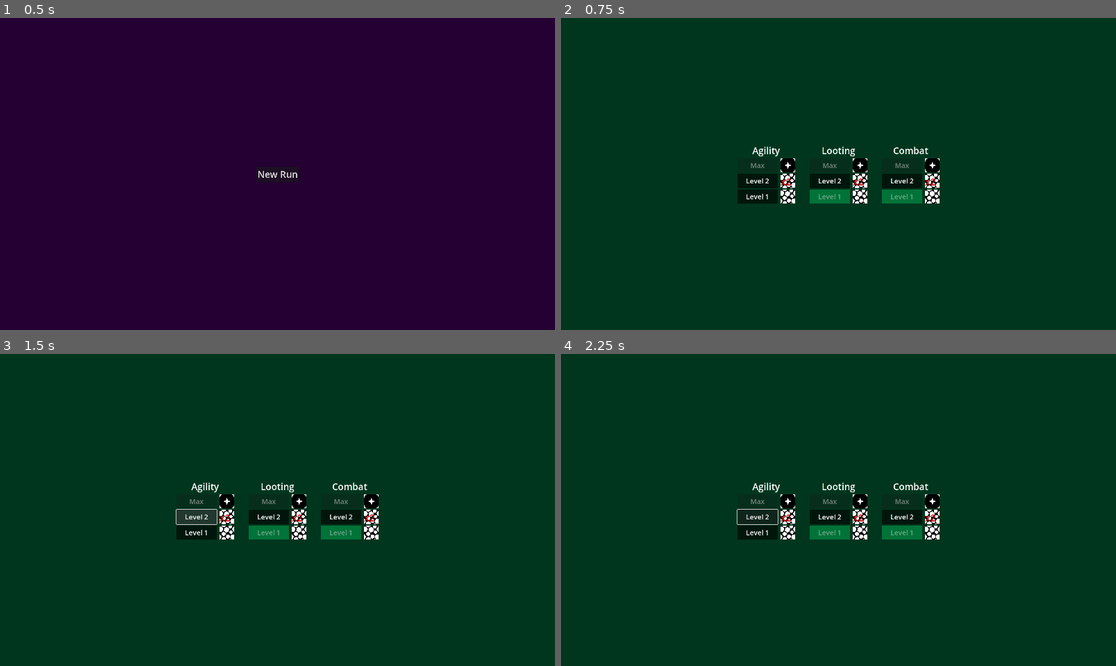
Above: before the commit, frames 1-4 (two rows, left to right).
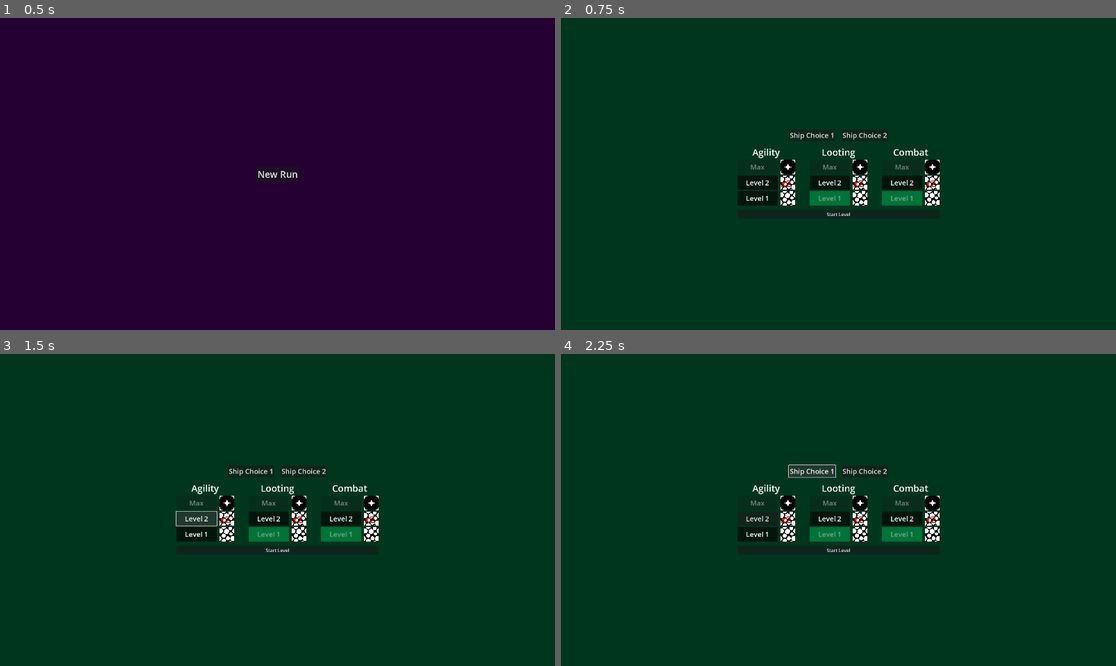
Above: after the commit, the same moments.

Repository: super-Colin/godot-rogue-halls
Game: Godot game, scene res://game.tscn
Two runs of this game, one before a commit and one after it. Both use one fixed random seed, a clock stepped at 60 frames per second and the inputs below.
Inputs (mouse positions are in pixels of both pictures, inside the frame that each line leads up to):
- Up to frame 1 (0.5 s): no input
- Up to frame 2 (0.75 s): click "New Run" at 0.5 s
- Up to frame 3 (1.5 s): click "Level 2" at 1.25 s
- Up to frame 4 (2.25 s): click (810, 472) at 2 s, where only the run after the commit has a clickable "Ship Choice 1"

Frame 1 is identical in both runs. In frame 2, 1.8% of the frame differs, in the area x 31-69%, y 36-64%; in frame 3, 1.9%; in frame 4, 2.1%, in the area x 31-69%, y 35-64%.

Commit message:
moved images to asset folder, added start level button

Diff:
--- a/Globals.gd
+++ b/Globals.gd
@@ -11,7 +11,8 @@
 signal s_playerReady
 signal s_playerDied
 
-signal exitLevel
+signal s_exitLevel
+signal s_startLevel
 
 
 
--- a/battery_pickup.tscn
+++ b/battery_pickup.tscn
@@ -1,6 +1,6 @@
 [gd_scene load_steps=4 format=3 uid="uid://djph6lk4gcr73"]
 
-[ext_resource type="Texture2D" uid="uid://cm2emr5kak8xq" path="res://windowHighLeadlightTop.png" id="1_btwt1"]
+[ext_resource type="Texture2D" uid="uid://cm2emr5kak8xq" path="res://assets/windowHighLeadlightTop.png" id="1_btwt1"]
 [ext_resource type="Script" uid="uid://cwsog62xl0gad" path="res://battery_pickup.gd" id="1_w6ge3"]
 
 [sub_resource type="CircleShape2D" id="CircleShape2D_w6ge3"]
--- a/enemy.tscn
+++ b/enemy.tscn
@@ -1,7 +1,7 @@
 [gd_scene load_steps=4 format=3 uid="uid://d1gbcitmb13oa"]
 
 [ext_resource type="Script" uid="uid://cwdmguv6sg582" path="res://enemy.gd" id="1_4gyqm"]
-[ext_resource type="Texture2D" uid="uid://caitg8tap6wxh" path="res://player_sheet.png" id="1_7k104"]
+[ext_resource type="Texture2D" uid="uid://caitg8tap6wxh" path="res://assets/player_sheet.png" id="1_7k104"]
 
 [sub_resource type="CapsuleShape2D" id="CapsuleShape2D_4gyqm"]
 radius = 57.0
--- a/game.gd
+++ b/game.gd
@@ -8,7 +8,8 @@
 func _ready() -> void:
 	%MainMenu.newRun.connect(startNewRun)
 	Globals.s_playerDied.connect(showGameOver)
-	Globals.exitLevel.connect(showShipMenu)
+	Globals.s_exitLevel.connect(showShipMenu)
+	Globals.s_startLevel.connect(startLevel)
 
 
 func showShipMenu():
@@ -24,6 +25,10 @@
 	#generateLevel()
 	showShipMenu()
 
+func startLevel():
+	generateLevel()
+	%MainMenu.visible = false
+	%ShipMenu.visible = false
 
 func generateLevel():
 	for c in %Level.get_children():
--- a/game.tscn
+++ b/game.tscn
@@ -1,6 +1,6 @@
 [gd_scene load_steps=6 format=3 uid="uid://cwdekrbnrp8yo"]
 
-[ext_resource type="Texture2D" uid="uid://cumaw7c1aqwmo" path="res://tiles_sheet.png" id="1_feb5d"]
+[ext_resource type="Texture2D" uid="uid://cumaw7c1aqwmo" path="res://assets/tiles_sheet.png" id="1_feb5d"]
 [ext_resource type="Script" uid="uid://c4sikoknnuubk" path="res://game.gd" id="1_j5wjh"]
 [ext_resource type="PackedScene" uid="uid://biqkmwcv0bmkf" path="res://ship_menu.tscn" id="4_7jktm"]
 [ext_resource type="PackedScene" uid="uid://b6mvathho3qof" path="res://player_ui.tscn" id="5_7jktm"]
--- a/hall.tscn
+++ b/hall.tscn
@@ -1,6 +1,6 @@
 [gd_scene load_steps=8 format=3 uid="uid://drajoe6caob2t"]
 
-[ext_resource type="Texture2D" uid="uid://cumaw7c1aqwmo" path="res://tiles_sheet.png" id="1_7h0dx"]
+[ext_resource type="Texture2D" uid="uid://cumaw7c1aqwmo" path="res://assets/tiles_sheet.png" id="1_7h0dx"]
 [ext_resource type="Script" uid="uid://jy4kvlx8m05f" path="res://level.gd" id="1_ru55v"]
 [ext_resource type="PackedScene" uid="uid://chso3bqugycky" path="res://crate.tscn" id="3_wkri5"]
 [ext_resource type="PackedScene" uid="uid://d1gbcitmb13oa" path="res://enemy.tscn" id="4_76b4i"]
--- a/icon.svg
+++ /dev/null
@@ -1 +0,0 @@
-<svg xmlns="http://www.w3.org/2000/svg" width="128" height="128"><rect width="124" height="124" x="2" y="2" fill="#363d52" stroke="#212532" stroke-width="4" rx="14"/><g fill="#fff" transform="translate(12.322 12.322)scale(.101)"><path d="M105 673v33q407 354 814 0v-33z"/><path fill="#478cbf" d="m105 673 152 14q12 1 15 14l4 67 132 10 8-61q2-11 15-15h162q13 4 15 15l8 61 132-10 4-67q3-13 15-14l152-14V427q30-39 56-81-35-59-83-108-43 20-82 47-40-37-88-64 7-51 8-102-59-28-123-42-26 43-46 89-49-7-98 0-20-46-46-89-64 14-123 42 1 51 8 102-48 27-88 64-39-27-82-47-48 49-83 108 26 42 56 81zm0 33v39c0 276 813 276 814 0v-39l-134 12-5 69q-2 10-14 13l-162 11q-12 0-16-11l-10-65H446l-10 65q-4 11-16 11l-162-11q-12-3-14-13l-5-69z"/><path d="M483 600c0 34 58 34 58 0v-86c0-34-58-34-58 0z"/><circle cx="725" cy="526" r="90"/><circle cx="299" cy="526" r="90"/></g><g fill="#414042" transform="translate(12.322 12.322)scale(.101)"><circle cx="307" cy="532" r="60"/><circle cx="717" cy="532" r="60"/></g></svg>
--- a/inventory_manager.gd
+++ b/inventory_manager.gd
@@ -25,9 +25,9 @@
 
 enum items {fuel, scrap, core}
 
-var fuelTexture = preload("res://pattern_30.png")
-var scrapTexture = preload("res://pattern_37.png")
-var coreTexture = preload("res://pattern_46.png")
+var fuelTexture = preload("res://assets/pattern_30.png")
+var scrapTexture = preload("res://assets/pattern_37.png")
+var coreTexture = preload("res://assets/pattern_46.png")
 
 var texMap = {
 	Inventory.items.fuel:fuelTexture,
--- a/player.tscn
+++ b/player.tscn
@@ -1,6 +1,6 @@
 [gd_scene load_steps=6 format=3 uid="uid://c6txhrt448b4u"]
 
-[ext_resource type="Texture2D" uid="uid://8vt5rcarnmw2" path="res://alienYellow.png" id="1_4flbx"]
+[ext_resource type="Texture2D" uid="uid://8vt5rcarnmw2" path="res://assets/alienYellow.png" id="1_4flbx"]
 [ext_resource type="Script" uid="uid://6mw2v5l8oogf" path="res://player.gd" id="1_onrkg"]
 [ext_resource type="PackedScene" uid="uid://caf8xfg6vi0k5" path="res://flashlight.tscn" id="3_i3pqv"]
 
--- a/project.godot
+++ b/project.godot
@@ -13,7 +13,6 @@
 config/name="Rogue Halls"
 run/main_scene="uid://cwdekrbnrp8yo"
 config/features=PackedStringArray("4.4", "GL Compatibility")
-config/icon="res://icon.svg"
 
 [autoload]
 
--- a/ship_menu.gd
+++ b/ship_menu.gd
@@ -6,6 +6,7 @@
 
 
 func _ready() -> void:
+	%StartLevelButton.pressed.connect(func():Globals.s_startLevel.emit())
 	pass
 
 
--- a/ship_menu.tscn
+++ b/ship_menu.tscn
@@ -1,8 +1,8 @@
 [gd_scene load_steps=6 format=3 uid="uid://biqkmwcv0bmkf"]
 
-[ext_resource type="Texture2D" uid="uid://dhc406tshlctc" path="res://pattern_46.png" id="1_fwr7s"]
+[ext_resource type="Texture2D" uid="uid://dhc406tshlctc" path="res://assets/pattern_46.png" id="1_fwr7s"]
 [ext_resource type="Script" uid="uid://3qpnrua142sa" path="res://ship_menu.gd" id="1_xiitf"]
-[ext_resource type="Texture2D" uid="uid://b6fxttte02rd2" path="res://pattern_37.png" id="2_xiitf"]
+[ext_resource type="Texture2D" uid="uid://b6fxttte02rd2" path="res://assets/pattern_37.png" id="2_xiitf"]
 
 [sub_resource type="StyleBoxFlat" id="StyleBoxFlat_xiitf"]
 bg_color = Color(0.585065, 0.260884, 0.246856, 1)
@@ -22,46 +22,55 @@
 layout_mode = 2
 color = Color(2.40654e-08, 0.212954, 0.118689, 1)
 
-[node name="NavigationChoices" type="VBoxContainer" parent="."]
-visible = false
-layout_mode = 2
-size_flags_horizontal = 4
-size_flags_vertical = 4
-
-[node name="Button" type="Button" parent="NavigationChoices"]
+[node name="HBoxContainer" type="HBoxContainer" parent="."]
+layout_mode = 2
+
+[node name="VBoxContainer" type="VBoxContainer" parent="."]
+layout_mode = 2
+size_flags_horizontal = 4
+size_flags_vertical = 4
+theme_override_constants/separation = 15
+
+[node name="NavigationChoices" type="HBoxContainer" parent="VBoxContainer"]
+layout_mode = 2
+size_flags_horizontal = 4
+size_flags_vertical = 4
+theme_override_constants/separation = 20
+
+[node name="Button" type="Button" parent="VBoxContainer/NavigationChoices"]
 layout_mode = 2
 theme_override_font_sizes/font_size = 24
 text = "Ship Choice 1"
 
-[node name="Button2" type="Button" parent="NavigationChoices"]
+[node name="Button2" type="Button" parent="VBoxContainer/NavigationChoices"]
 layout_mode = 2
 theme_override_font_sizes/font_size = 24
 text = "Ship Choice 2"
 
-[node name="SkillTrees" type="HBoxContainer" parent="."]
+[node name="SkillTrees" type="HBoxContainer" parent="VBoxContainer"]
 layout_mode = 2
 size_flags_horizontal = 4
 size_flags_vertical = 4
 theme_override_constants/separation = 50
 
-[node name="AgilityTree" type="VBoxContainer" parent="SkillTrees"]
+[node name="AgilityTree" type="VBoxContainer" parent="VBoxContainer/SkillTrees"]
 unique_name_in_owner = true
 layout_mode = 2
 size_flags_horizontal = 4
 size_flags_vertical = 4
 
-[node name="Label" type="Label" parent="SkillTrees/AgilityTree"]
+[node name="Label" type="Label" parent="VBoxContainer/SkillTrees/AgilityTree"]
 custom_minimum_size = Vector2(200, 0)
 layout_mode = 2
 theme_override_font_sizes/font_size = 32
 text = "Agility"
 horizontal_alignment = 1
 
-[node name="Level3" type="HBoxContainer" parent="SkillTrees/AgilityTree"]
-layout_mode = 2
-theme_override_constants/separation = 10
-
-[node name="Button" type="Button" parent="SkillTrees/AgilityTree/Level3"]
+[node name="Level3" type="HBoxContainer" parent="VBoxContainer/SkillTrees/AgilityTree"]
+layout_mode = 2
+theme_override_constants/separation = 10
+
+[node name="Button" type="Button" parent="VBoxContainer/SkillTrees/AgilityTree/Level3"]
 layout_mode = 2
 size_flags_horizontal = 3
 theme_override_font_sizes/font_size = 24
@@ -70,17 +79,17 @@
 button_pressed = true
 text = "Max"
 
-[node name="TextureRect" type="TextureRect" parent="SkillTrees/AgilityTree/Level3"]
+[node name="TextureRect" type="TextureRect" parent="VBoxContainer/SkillTrees/AgilityTree/Level3"]
 custom_minimum_size = Vector2(50, 50)
 layout_mode = 2
 texture = ExtResource("1_fwr7s")
 expand_mode = 2
 
-[node name="Level2" type="HBoxContainer" parent="SkillTrees/AgilityTree"]
-layout_mode = 2
-theme_override_constants/separation = 10
-
-[node name="Button" type="Button" parent="SkillTrees/AgilityTree/Level2"]
+[node name="Level2" type="HBoxContainer" parent="VBoxContainer/SkillTrees/AgilityTree"]
+layout_mode = 2
+theme_override_constants/separation = 10
+
+[node name="Button" type="Button" parent="VBoxContainer/SkillTrees/AgilityTree/Level2"]
 layout_mode = 2
 size_flags_horizontal = 3
 theme_override_font_sizes/font_size = 24
@@ -89,13 +98,13 @@
 button_pressed = true
 text = "Level 2"
 
-[node name="TextureRect" type="TextureRect" parent="SkillTrees/AgilityTree/Level2"]
-custom_minimum_size = Vector2(50, 50)
-layout_mode = 2
-texture = ExtResource("2_xiitf")
-expand_mode = 2
-
-[node name="Label" type="Label" parent="SkillTrees/AgilityTree/Level2/TextureRect"]
+[node name="TextureRect" type="TextureRect" parent="VBoxContainer/SkillTrees/AgilityTree/Level2"]
+custom_minimum_size = Vector2(50, 50)
+layout_mode = 2
+texture = ExtResource("2_xiitf")
+expand_mode = 2
+
+[node name="Label" type="Label" parent="VBoxContainer/SkillTrees/AgilityTree/Level2/TextureRect"]
 layout_mode = 1
 anchors_preset = 2
 anchor_top = 1.0
@@ -108,11 +117,11 @@
 text = "x2"
 vertical_alignment = 2
 
-[node name="Level1" type="HBoxContainer" parent="SkillTrees/AgilityTree"]
-layout_mode = 2
-theme_override_constants/separation = 10
-
-[node name="Button" type="Button" parent="SkillTrees/AgilityTree/Level1"]
+[node name="Level1" type="HBoxContainer" parent="VBoxContainer/SkillTrees/AgilityTree"]
+layout_mode = 2
+theme_override_constants/separation = 10
+
+[node name="Button" type="Button" parent="VBoxContainer/SkillTrees/AgilityTree/Level1"]
 layout_mode = 2
 size_flags_horizontal = 3
 theme_override_font_sizes/font_size = 24
@@ -122,29 +131,29 @@
 button_pressed = true
 text = "Level 1"
 
-[node name="TextureRect" type="TextureRect" parent="SkillTrees/AgilityTree/Level1"]
-custom_minimum_size = Vector2(50, 50)
-layout_mode = 2
-texture = ExtResource("2_xiitf")
-expand_mode = 2
-
-[node name="Looting" type="VBoxContainer" parent="SkillTrees"]
-layout_mode = 2
-size_flags_horizontal = 4
-size_flags_vertical = 4
-
-[node name="Label" type="Label" parent="SkillTrees/Looting"]
+[node name="TextureRect" type="TextureRect" parent="VBoxContainer/SkillTrees/AgilityTree/Level1"]
+custom_minimum_size = Vector2(50, 50)
+layout_mode = 2
+texture = ExtResource("2_xiitf")
+expand_mode = 2
+
+[node name="Looting" type="VBoxContainer" parent="VBoxContainer/SkillTrees"]
+layout_mode = 2
+size_flags_horizontal = 4
+size_flags_vertical = 4
+
+[node name="Label" type="Label" parent="VBoxContainer/SkillTrees/Looting"]
 custom_minimum_size = Vector2(200, 0)
 layout_mode = 2
 theme_override_font_sizes/font_size = 32
 text = "Looting"
 horizontal_alignment = 1
 
-[node name="HBoxContainer3" type="HBoxContainer" parent="SkillTrees/Looting"]
-layout_mode = 2
-theme_override_constants/separation = 10
-
-[node name="Level3" type="Button" parent="SkillTrees/Looting/HBoxContainer3"]
+[node name="HBoxContainer3" type="HBoxContainer" parent="VBoxContainer/SkillTrees/Looting"]
+layout_mode = 2
+theme_override_constants/separation = 10
+
+[node name="Level3" type="Button" parent="VBoxContainer/SkillTrees/Looting/HBoxContainer3"]
 layout_mode = 2
 size_flags_horizontal = 3
 theme_override_font_sizes/font_size = 24
@@ -153,17 +162,17 @@
 button_pressed = true
 text = "Max"
 
-[node name="TextureRect" type="TextureRect" parent="SkillTrees/Looting/HBoxContainer3"]
+[node name="TextureRect" type="TextureRect" parent="VBoxContainer/SkillTrees/Looting/HBoxContainer3"]
 custom_minimum_size = Vector2(50, 50)
 layout_mode = 2
 texture = ExtResource("1_fwr7s")
 expand_mode = 2
 
-[node name="HBoxContainer2" type="HBoxContainer" parent="SkillTrees/Looting"]
-layout_mode = 2
-theme_override_constants/separation = 10
-
-[node name="Level2" type="Button" parent="SkillTrees/Looting/HBoxContainer2"]
+[node name="HBoxContainer2" type="HBoxContainer" parent="VBoxContainer/SkillTrees/Looting"]
+layout_mode = 2
+theme_override_constants/separation = 10
+
+[node name="Level2" type="Button" parent="VBoxContainer/SkillTrees/Looting/HBoxContainer2"]
 layout_mode = 2
 size_flags_horizontal = 3
 theme_override_font_sizes/font_size = 24
@@ -171,13 +180,13 @@
 button_pressed = true
 text = "Level 2"
 
-[node name="TextureRect" type="TextureRect" parent="SkillTrees/Looting/HBoxContainer2"]
-custom_minimum_size = Vector2(50, 50)
-layout_mode = 2
-texture = ExtResource("2_xiitf")
-expand_mode = 2
-
-[node name="Label" type="Label" parent="SkillTrees/Looting/HBoxContainer2/TextureRect"]
+[node name="TextureRect" type="TextureRect" parent="VBoxContainer/SkillTrees/Looting/HBoxContainer2"]
+custom_minimum_size = Vector2(50, 50)
+layout_mode = 2
+texture = ExtResource("2_xiitf")
+expand_mode = 2
+
+[node name="Label" type="Label" parent="VBoxContainer/SkillTrees/Looting/HBoxContainer2/TextureRect"]
 layout_mode = 1
 anchors_preset = 2
 anchor_top = 1.0
@@ -190,11 +199,11 @@
 text = "x2"
 vertical_alignment = 2
 
-[node name="HBoxContainer1" type="HBoxContainer" parent="SkillTrees/Looting"]
-layout_mode = 2
-theme_override_constants/separation = 10
-
-[node name="Level1" type="Button" parent="SkillTrees/Looting/HBoxContainer1"]
+[node name="HBoxContainer1" type="HBoxContainer" parent="VBoxContainer/SkillTrees/Looting"]
+layout_mode = 2
+theme_override_constants/separation = 10
+
+[node name="Level1" type="Button" parent="VBoxContainer/SkillTrees/Looting/HBoxContainer1"]
 layout_mode = 2
 size_flags_horizontal = 3
 theme_override_font_sizes/font_size = 24
@@ -204,29 +213,29 @@
 button_pressed = true
 text = "Level 1"
 
-[node name="TextureRect" type="TextureRect" parent="SkillTrees/Looting/HBoxContainer1"]
-custom_minimum_size = Vector2(50, 50)
-layout_mode = 2
-texture = ExtResource("2_xiitf")
-expand_mode = 2
-
-[node name="AgilityTree3" type="VBoxContainer" parent="SkillTrees"]
-layout_mode = 2
-size_flags_horizontal = 4
-size_flags_vertical = 4
-
-[node name="Label" type="Label" parent="SkillTrees/AgilityTree3"]
+[node name="TextureRect" type="TextureRect" parent="VBoxContainer/SkillTrees/Looting/HBoxContainer1"]
+custom_minimum_size = Vector2(50, 50)
+layout_mode = 2
+texture = ExtResource("2_xiitf")
+expand_mode = 2
+
+[node name="AgilityTree3" type="VBoxContainer" parent="VBoxContainer/SkillTrees"]
+layout_mode = 2
+size_flags_horizontal = 4
+size_flags_vertical = 4
+
+[node name="Label" type="Label" parent="VBoxContainer/SkillTrees/AgilityTree3"]
 custom_minimum_size = Vector2(200, 0)
 layout_mode = 2
 theme_override_font_sizes/font_size = 32
 text = "Combat"
 horizontal_alignment = 1
 
-[node name="HBoxContainer4" type="HBoxContainer" parent="SkillTrees/AgilityTree3"]
-layout_mode = 2
-theme_override_constants/separation = 10
-
-[node name="Level3" type="Button" parent="SkillTrees/AgilityTree3/HBoxContainer4"]
+[node name="HBoxContainer4" type="HBoxContainer" parent="VBoxContainer/SkillTrees/AgilityTree3"]
+layout_mode = 2
+theme_override_constants/separation = 10
+
+[node name="Level3" type="Button" parent="VBoxContainer/SkillTrees/AgilityTree3/HBoxContainer4"]
 layout_mode = 2
 size_flags_horizontal = 3
 theme_override_font_sizes/font_size = 24
@@ -235,17 +244,17 @@
 button_pressed = true
 text = "Max"
 
-[node name="TextureRect" type="TextureRect" parent="SkillTrees/AgilityTree3/HBoxContainer4"]
+[node name="TextureRect" type="TextureRect" parent="VBoxContainer/SkillTrees/AgilityTree3/HBoxContainer4"]
 custom_minimum_size = Vector2(50, 50)
 layout_mode = 2
 texture = ExtResource("1_fwr7s")
 expand_mode = 2
 
-[node name="HBoxContainer2" type="HBoxContainer" parent="SkillTrees/AgilityTree3"]
-layout_mode = 2
-theme_override_constants/separation = 10
-
-[node name="Level2" type="Button" parent="SkillTrees/AgilityTree3/HBoxContainer2"]
+[node name="HBoxContainer2" type="HBoxContainer" parent="VBoxContainer/SkillTrees/AgilityTree3"]
+layout_mode = 2
+theme_override_constants/separation = 10
+
+[node name="Level2" type="Button" parent="VBoxContainer/SkillTrees/AgilityTree3/HBoxContainer2"]
 layout_mode = 2
 size_flags_horizontal = 3
 theme_override_font_sizes/font_size = 24
@@ -253,13 +262,13 @@
 button_pressed = true
 text = "Level 2"
 
-[node name="TextureRect" type="TextureRect" parent="SkillTrees/AgilityTree3/HBoxContainer2"]
-custom_minimum_size = Vector2(50, 50)
-layout_mode = 2
-texture = ExtResource("2_xiitf")
-expand_mode = 2
-
-[node name="Label" type="Label" parent="SkillTrees/AgilityTree3/HBoxContainer2/TextureRect"]
+[node name="TextureRect" type="TextureRect" parent="VBoxContainer/SkillTrees/AgilityTree3/HBoxContainer2"]
+custom_minimum_size = Vector2(50, 50)
+layout_mode = 2
+texture = ExtResource("2_xiitf")
+expand_mode = 2
+
+[node name="Label" type="Label" parent="VBoxContainer/SkillTrees/AgilityTree3/HBoxContainer2/TextureRect"]
 layout_mode = 1
 anchors_preset = 2
 anchor_top = 1.0
@@ -272,11 +281,11 @@
 text = "x2"
 vertical_alignment = 2
 
-[node name="HBoxContainer1" type="HBoxContainer" parent="SkillTrees/AgilityTree3"]
-layout_mode = 2
-theme_override_constants/separation = 10
-
-[node name="Level1" type="Button" parent="SkillTrees/AgilityTree3/HBoxContainer1"]
+[node name="HBoxContainer1" type="HBoxContainer" parent="VBoxContainer/SkillTrees/AgilityTree3"]
+layout_mode = 2
+theme_override_constants/separation = 10
+
+[node name="Level1" type="Button" parent="VBoxContainer/SkillTrees/AgilityTree3/HBoxContainer1"]
 layout_mode = 2
 size_flags_horizontal = 3
 theme_override_font_sizes/font_size = 24
@@ -286,8 +295,13 @@
 button_pressed = true
 text = "Level 1"
 
-[node name="TextureRect" type="TextureRect" parent="SkillTrees/AgilityTree3/HBoxContainer1"]
-custom_minimum_size = Vector2(50, 50)
-layout_mode = 2
-texture = ExtResource("2_xiitf")
-expand_mode = 2
+[node name="TextureRect" type="TextureRect" parent="VBoxContainer/SkillTrees/AgilityTree3/HBoxContainer1"]
+custom_minimum_size = Vector2(50, 50)
+layout_mode = 2
+texture = ExtResource("2_xiitf")
+expand_mode = 2
+
+[node name="StartLevelButton" type="Button" parent="VBoxContainer"]
+unique_name_in_owner = true
+layout_mode = 2
+text = "Start Level"
--- a/transition_door.gd
+++ b/transition_door.gd
@@ -14,7 +14,7 @@
 
 func playerInteraction():
 	if isLevelExit:
-		Globals.exitLevel.emit()
+		Globals.s_exitLevel.emit()
 		return
 	openRequested.emit()
 	print("door - open requested")
--- a/transition_door.tscn
+++ b/transition_door.tscn
@@ -1,8 +1,8 @@
 [gd_scene load_steps=5 format=3 uid="uid://52g2a280nwl0"]
 
-[ext_resource type="Texture2D" uid="uid://vf2veboqankt" path="res://doorOpen.png" id="1_1xse8"]
+[ext_resource type="Texture2D" uid="uid://vf2veboqankt" path="res://assets/doorOpen.png" id="1_1xse8"]
 [ext_resource type="Script" uid="uid://bdtb1etwax3ev" path="res://transition_door.gd" id="1_4s35w"]
-[ext_resource type="Texture2D" uid="uid://c2jaug6xeq108" path="res://doorOpenTop.png" id="2_4s35w"]
+[ext_resource type="Texture2D" uid="uid://c2jaug6xeq108" path="res://assets/doorOpenTop.png" id="2_4s35w"]
 
 [sub_resource type="RectangleShape2D" id="RectangleShape2D_8wtyg"]
 size = Vector2(116, 153.5)
Renamed: alienYellow.png -> assets/alienYellow.png
Not shown, changed: assets/alienYellow.png.import
Renamed: doorOpen.png -> assets/doorOpen.png
Not shown, changed: assets/doorOpen.png.import
Renamed: doorOpenTop.png -> assets/doorOpenTop.png
Not shown, changed: assets/doorOpenTop.png.import
Renamed: pattern_30.png -> assets/pattern_30.png
Not shown, changed: assets/pattern_30.png.import
Renamed: pattern_37.png -> assets/pattern_37.png
Not shown, changed: assets/pattern_37.png.import
Renamed: pattern_46.png -> assets/pattern_46.png
Not shown, changed: assets/pattern_46.png.import
(and 9 more such lines)
